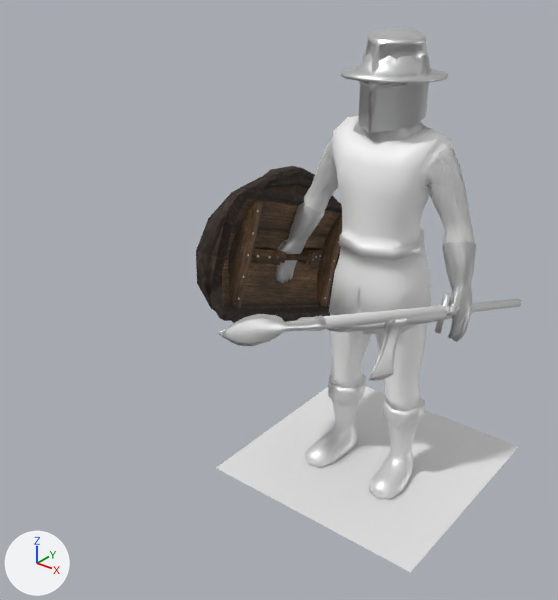
The FBX model Assets/Models/CustomTroop.fbx as it was, and as the next commit left it.
The view is the same before and after, from a 50 mm camera at (2.95, -5.03, 4.39) aimed at (-0.27, -1.01, 1.9). The lights are fixed; the arrows at lower left show +X, +Y and +Z. The picture after the commit comes second. Where no turn or scale is listed for an object, it has been applied to the vertices. Vertices at exactly the same position are counted once.

In view in the first picture: 'Armor_None', 'Armor_Tabbard', 'Axe', 'FullHelm', 'Kettle_Helm', 'LowerBody', 'OvalShield', 'Plane', 'RoundShield', 'ScutumShield', 'Spear', 'Sword' and 1 more.
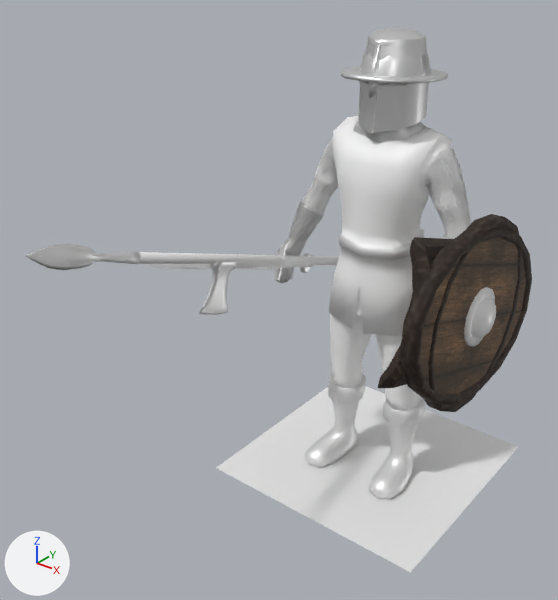
ob_shieldparent is not drawn itself; it is the parent of ob_scutumshield.

Where the newer file only moved an object's origin or applied its transform, the numbers keep the older frame.

Boxes [x1, y1, x2, y2] around the edits, measured in the pictures (558 x 600 px):
```json
{"object": "OvalShield", "change": "reshaped", "before": [196, 176, 339, 323], "after": [400, 227, 532, 405], "on screen": "8% narrower, 21% taller"}
{"object": "ScutumShield", "change": "moved, turned", "before": [210, 187, 342, 321], "after": [378, 237, 454, 388]}
{"object": "Spear", "change": "moved", "before": [218, 299, 521, 346], "after": [25, 243, 339, 270]}
{"object": "RoundShield", "change": "reshaped", "before": [228, 166, 332, 321], "after": [424, 214, 523, 412], "on screen": "mostly hidden before"}
{"object": "Axe", "change": "moved", "before": [369, 310, 473, 381], "after": [199, 261, 315, 315]}
{"object": "Sword", "change": "moved", "before": [328, 294, 452, 334], "after": [147, 245, 313, 280]}
{"part": 1, "of": "me_cylinder_002", "change": "shading changed", "before": [357, 34, 429, 140], "after": [357, 34, 429, 140]}
```

Edits to the scene script, one JSON object a line:
```json
{"block": "me_cylinder_003", "where": "# used by ob_roundshield; location = (-0.912, -0.2, 1.854)"}
{"op": "remove", "block": "me_cylinder_003", "code": "me_cylinder_003.from_pydata(...)  # 558 vertices, 460 faces; spans x -0.127..0.196, y -0.74..0.74, z -0.74..0.74"}
{"op": "add", "block": "me_cylinder_003", "code": "me_cylinder_003.from_pydata(...)  # 558 vertices, 460 faces; spans x 1.63..1.953, y -0.726..0.755, z -0.776..0.705"}
{"block": "me_cylinder_003", "change": "me_cylinder_003 part 2: the whole mesh is multiplied about its middle by the matrix ((-1.0, 0.0, 0.0), (0.0, 0.811, -0.585), (0.0, -0.585, -0.811)), then moved by (1.757, 0.015, -0.036)"}
{"block": "me_cylinder_005", "where": "# used by ob_ovalshield; location = (-0.912, -0.2, 1.854)"}
{"op": "remove", "block": "me_cylinder_005", "code": "me_cylinder_005.from_pydata(...)  # 566 vertices, 460 faces; spans x -0.13..0.2, y -0.96..0.96, z -0.71..0.71"}
{"op": "add", "block": "me_cylinder_005", "code": "me_cylinder_005.from_pydata(...)  # 566 vertices, 460 faces; spans x 1.63..1.96, y -0.95..0.97, z -0.74..0.67"}
{"block": "me_cylinder_005", "change": "me_cylinder_005 part 3: the whole mesh is multiplied about its middle by the matrix ((-1.0, 0.0, 0.0), (0.0, -0.811, 0.585), (0.0, 0.585, 0.811)), then moved by (1.77, 0.01, -0.04)"}
{"block": "me_cylinder_002", "where": "me_cylinder_002.from_pydata(...)  # 268 vertices, 236 faces; spans x -0.352..0.352, y -0.299..0.284, z -0.344..0.54"}
{"block": "me_cylinder_002", "where": "# used by ob_fullhelm; location = (0.0, 0.002, 3.194)"}
{"block": "me_cylinder_002", "change": "me_cylinder_002 part 1: edges marked sharp go from 0 to 110"}
{"op": "set", "path": "ob_shieldparent.location", "old": "(-0.75, -0.2, 1.8)", "new": "(0.753, -0.185, 1.819)"}
{"op": "set", "path": "ob_shieldparent.rotation_euler", "old": "(0.0, 1.244, -1.571)", "new": "(0.0, 1.257, -1.571)", "note": "degrees (0, 71, -90) -> degrees (0, 72, -90)"}
{"op": "set", "path": "ob_scutumshield.location", "old": "(-0.0515, -0.0286, 0.017)", "new": "(0.0, 0.0, 0.0)"}
{"op": "set", "path": "ob_scutumshield.rotation_euler", "old": "(-0.0287, 0.0, 1.571)", "new": "(0.0, -3.142, 1.571)", "note": "degrees (-1.6, 0, 90) -> degrees (0, -180, 90)"}
{"op": "set", "path": "ob_axe.location", "old": "(0.75, -0.2, 1.8)", "new": "(-0.75, -0.2, 1.8)"}
{"op": "set", "path": "ob_sword.location", "old": "(0.75, -0.2, 1.8)", "new": "(-0.75, -0.2, 1.8)"}
{"op": "set", "path": "ob_spear.location", "old": "(0.75, -0.156, 1.81)", "new": "(-0.75, -0.156, 1.81)"}
```
